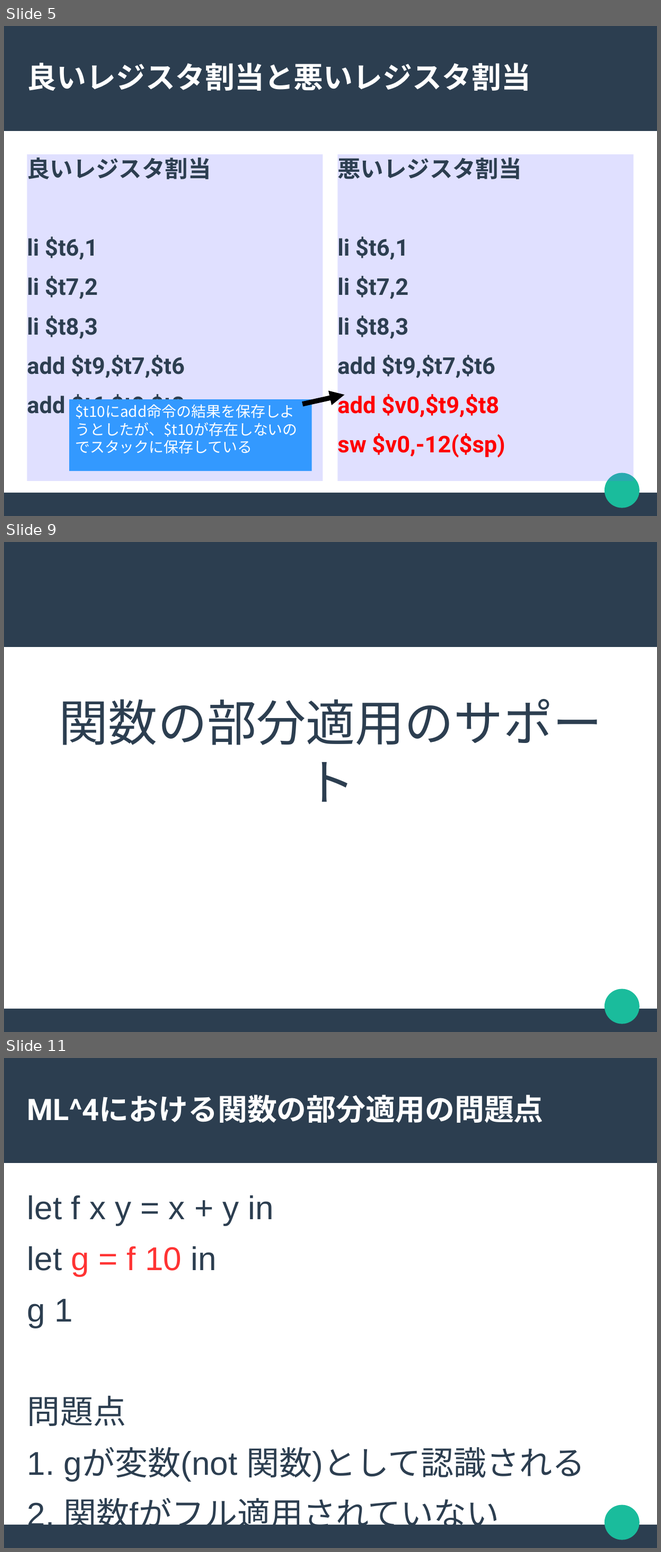
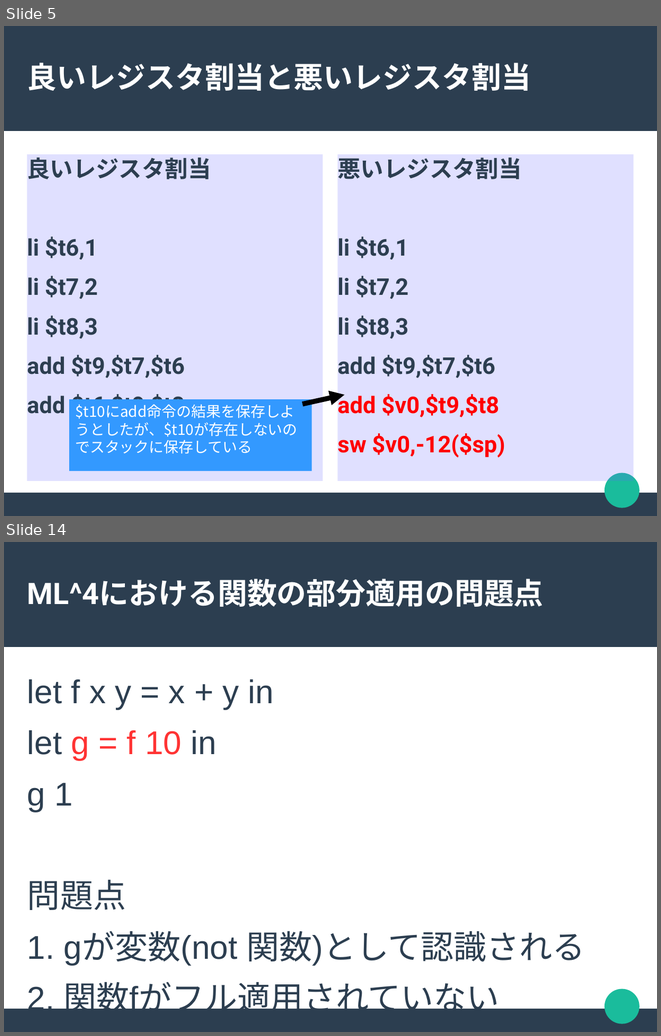
Before and after one commit to akawashiro/hml, a slide deck: hml.odp. Shown one above the other, each under a label of ours: slides 5, 9 and 11 before the commit, slides 5 and 14 after it; the slides between them are not shown. The pictures are 661x1552 and 661x1036 pixels, drawn with LibreOffice and Linux fonts; fonts in the diff are those of the drawing. Boxes give left, top, right and bottom in pixels: in the first picture for what was removed or moved away, otherwise in the second. Text is boxed around its words. In the diff, an @@ line names an element or a change of style, - is before the commit and + after.

```diff
--- a/hml.odp
+++ b/hml.odp
@@ slide 9 removed at <box>4,542,657,1032</box>, background #FFFFFF; not listed: 3 template elements that a slide beside it also shows @@
@@ subtitle removed at <box>59,699,602,802</box> @@
-関数の部分適用のサポート
@@ what was slide 11 is now slide 14 @@
```
Also in this commit, not shown: 2 slides changed, 6 slides added, 3 other slides removed.
